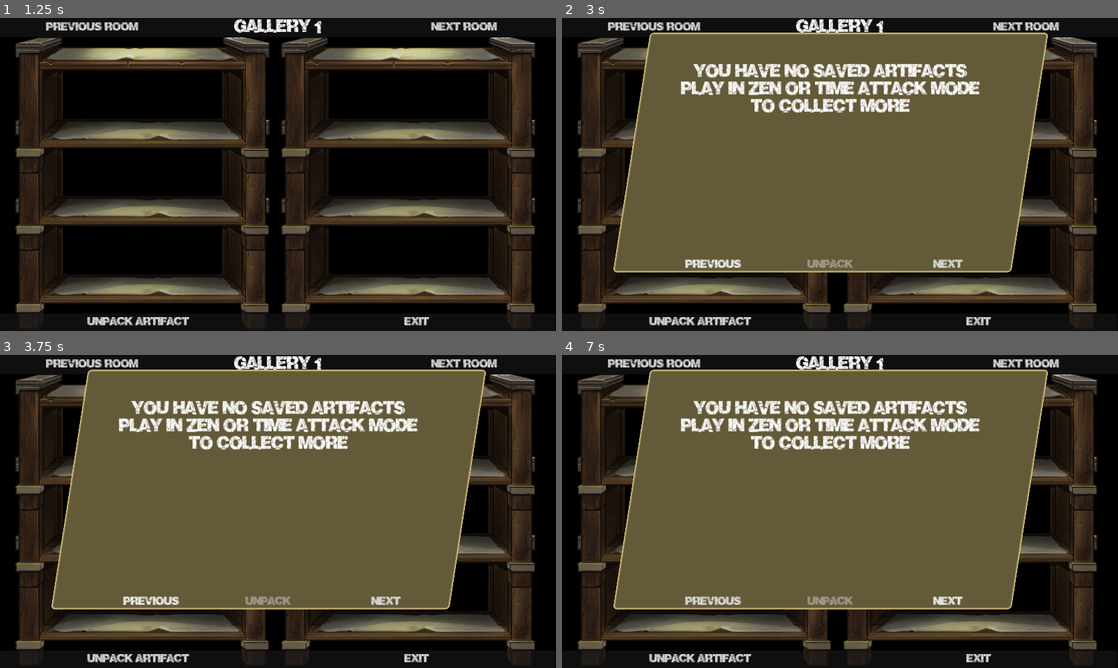
Above: before the commit, frames 1-4 (two rows, left to right).
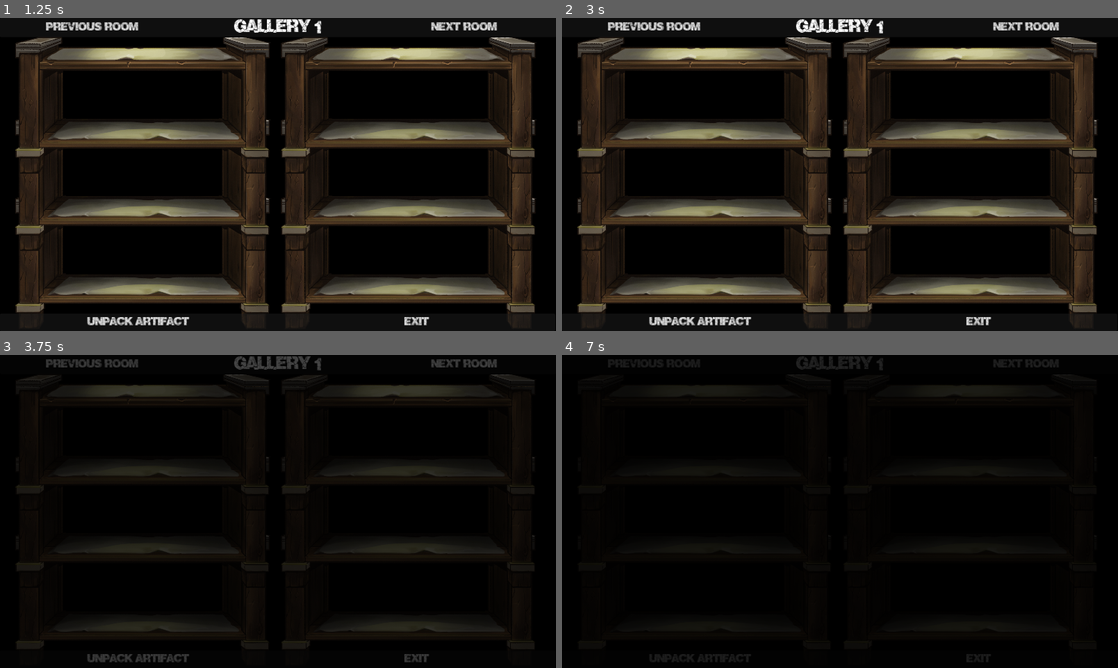
Above: after the commit, the same moments.

Repository: feyrkh/Exploratory
Game: Godot game, scene res://pottery/GalleryRoom.tscn
Same seed, same stepped clock (60 frames per second), same inputs: the game is played once before the commit and once after it. This scene is started directly instead of the project's main scene. Sound files missing from this copy of the repository are replaced by a short silence.
Inputs (mouse positions are in pixels of both pictures, inside the frame that each line leads up to):
- Up to frame 1 (1.25 s): click "Previous room" at 0.5 s
- Up to frame 2 (3 s): click "Unpack Artifact" at 1.25 s; click "Previous" at 2 s; click (1029, 46) at 2.75 s, where only the run after the commit has a clickable "X"
- Up to frame 3 (3.75 s): click "Next room" at 3.5 s
- Up to frame 4 (7 s): click "Next room" at 4.25 s; click "Next" (after the commit: "Next room") at 5 s; click "Next" (after the commit: "Next room") at 5.75 s; tap Enter at 6.5 s; drag from (840, 511) to (895, 442) at 6.52 s

Frame 1 is identical in both runs. In frame 2, 52% of the frame differs, in the area x 9-88%, y 4-82%; in frame 3, 73%; in frame 4, 75%, in the area x 2-97%, y 0-100%.

Commit message:
Improved menu sfx, mouse tutorial art, gallery menu close button

Diff:
--- a/Global.gd
+++ b/Global.gd
@@ -38,6 +38,7 @@
 
 func _ready():
 	glue_material = get_glue_material(glue_color)
+	process_mode = Node.PROCESS_MODE_ALWAYS
 
 func change_scene(scene):
 	cleanup_all_items.emit()
@@ -113,8 +114,14 @@
 func reset_click_mode():
 	click_mode = ClickMode.move
 
-func play_button_mouseover_sound():
-	AudioPlayerPool.play_sfx(preload("res://sfx/clink3.mp3"), 1.0, 0.3)
+func play_button_mouseover_sound(sfx_name:String="default"):
+	match sfx_name:
+		_: AudioPlayerPool.play_sfx(preload("res://sfx/clink3.mp3"), 1.0, 0.3)
 
-func play_button_click_sound():
-	AudioPlayerPool.play_sfx(preload("res://sfx/clink3.mp3"), randf_range(0.9, 1.1), 0.8)
+func play_button_click_sound(sfx_name:String="default"):
+	match sfx_name:
+		"none", "": pass
+		"menu_back":
+			AudioPlayerPool.play_sfx(preload("res://sfx/clink3.mp3"), 0.5, 0.8)
+		_:
+			AudioPlayerPool.play_sfx(preload("res://sfx/clink3.mp3"), randf_range(0.9, 1.1), 0.8)
--- a/menu/CustomMenuButton.gd
+++ b/menu/CustomMenuButton.gd
@@ -1,5 +1,7 @@
 extends Button
 class_name CustomMenuButton
+
+@export var sfx:String = "default"
 
 func _ready():
 	pressed.connect(_play_button_click_sound)
@@ -10,4 +12,4 @@
 		Global.play_button_mouseover_sound()
 
 func _play_button_click_sound():
-	Global.play_button_click_sound()
+	Global.play_button_click_sound(sfx)
--- a/menu/PauseMenu.gd
+++ b/menu/PauseMenu.gd
@@ -52,6 +52,7 @@
 	get_tree().paused = false
 	close.emit()
 	queue_free()
+	Global.play_button_click_sound("menu_back")
 
 func _on_quit_and_discard_button_pressed():
 	get_tree().paused = false
--- a/menu/PauseMenu.tscn
+++ b/menu/PauseMenu.tscn
@@ -121,6 +121,7 @@
 text = "Back to game"
 alignment = 0
 script = ExtResource("3_7aqp1")
+sfx = ""
 
 [node name="QuitAndDiscardButton" type="Button" parent="PanelContainer/VBoxContainer/HBoxContainer"]
 layout_mode = 2
--- a/menu/gallery/GalleryMenu.gd
+++ b/menu/gallery/GalleryMenu.gd
@@ -51,3 +51,9 @@
 		if visible:
 			visible = false
 			get_viewport().set_input_as_handled()
+			Global.play_button_click_sound("menu_back")
+
+
+func _on_close_button_pressed():
+	Global.play_button_click_sound("menu_back")
+	visible = false
--- a/menu/gallery/GalleryMenu.tscn
+++ b/menu/gallery/GalleryMenu.tscn
@@ -62,7 +62,19 @@
 text = "Next"
 script = ExtResource("3_ovs4m")
 
+[node name="CloseButton" type="Button" parent="."]
+layout_mode = 2
+offset_left = 1041.0
+offset_top = 50.0
+offset_right = 1107.0
+offset_bottom = 74.0
+size_flags_horizontal = 3
+theme = ExtResource("1_3hicx")
+text = "X"
+script = ExtResource("3_ovs4m")
+
 [connection signal="gui_input" from="." to="." method="_on_gui_input"]
 [connection signal="pressed" from="PanelContainer/VBoxContainer/HBoxContainer/PreviousButton" to="." method="_on_previous_button_pressed"]
 [connection signal="pressed" from="PanelContainer/VBoxContainer/HBoxContainer/UnpackButton" to="." method="_on_unpack_button_pressed"]
 [connection signal="pressed" from="PanelContainer/VBoxContainer/HBoxContainer/NextButton" to="." method="_on_next_button_pressed"]
+[connection signal="pressed" from="CloseButton" to="." method="_on_close_button_pressed"]
--- a/menu/main/TitleScreen.gd
+++ b/menu/main/TitleScreen.gd
@@ -157,6 +157,7 @@
 	save_config()
 	#find_child("OptionsContainer").visible = false
 	find_child("MainMenu").visible = true
+	Global.play_button_click_sound("menu_back")
 
 func _on_zen_button_pressed():
 	mode = "zen"
--- a/menu/main/TitleScreen.tscn
+++ b/menu/main/TitleScreen.tscn
@@ -260,6 +260,7 @@
 text = "Back"
 alignment = 0
 script = ExtResource("4_i7rd2")
+sfx = "none"
 
 [node name="HoverDescription" type="Label" parent="OptionsContainer"]
 layout_mode = 2
--- a/pottery/CleaningTable.gd
+++ b/pottery/CleaningTable.gd
@@ -215,6 +215,7 @@
 
 func _unhandled_input(event):
 	if event.is_action_pressed("change_click_mode"):
+		Global.play_button_click_sound()
 		Global.rotate_click_mode()
 		get_viewport().set_input_as_handled()
 	handle_camera_input(event)
@@ -226,6 +227,7 @@
 
 func handle_save_item_input(event):
 	if event.is_action_pressed("rotate_start") or event.is_action_pressed("ui_cancel"):
+		Global.play_button_click_sound("menu_back")
 		Global.reset_click_mode()
 
 func handle_glue_input(event):
@@ -235,6 +237,7 @@
 	elif event.is_action_released("drag_start"):
 		update_glue_brush_sfx()
 	elif event.is_action_pressed("rotate_start") or event.is_action_pressed("ui_cancel"):
+		Global.play_button_click_sound("menu_back")
 		Global.reset_click_mode()
 
 func do_glue_at_cursor():
@@ -396,6 +399,7 @@
 
 func open_pause_menu():
 	var popup:PauseMenu = preload("res://menu/PauseMenu.tscn").instantiate()
+	Global.play_button_click_sound("default")
 	find_child("PopupContainer").add_child(popup)
 	set_process(false)
 	set_process_input(false)
--- a/pottery/GalleryRoom.gd
+++ b/pottery/GalleryRoom.gd
@@ -22,6 +22,7 @@
 		if find_child("GalleryMenu").visible:
 			find_child("GalleryMenu").visible = false
 			get_viewport().set_input_as_handled()
+			Global.play_button_click_sound("menu_back")
 		elif find_child("RoomLabelEdit").visible:
 			cancel_room_name_edit()
 		else:
@@ -226,6 +227,7 @@
 	return item
 
 func _on_exit_button_pressed():
+	Global.play_button_click_sound("menu_back")
 	save_current_room()
 	Global.change_scene("res://menu/main/TitleScreen.tscn")
 
--- a/pottery/GalleryRoom.tscn
+++ b/pottery/GalleryRoom.tscn
@@ -137,6 +137,7 @@
 theme = ExtResource("2_dhsuc")
 text = "Exit"
 script = ExtResource("4_5ockw")
+sfx = ""
 
 [node name="GalleryMenu" parent="UI" instance=ExtResource("4_gxinv")]
 visible = false
--- a/pottery/SaveItemToGalleryMenu.gd
+++ b/pottery/SaveItemToGalleryMenu.gd
@@ -15,11 +15,12 @@
 
 
 func _unhandled_input(event):
-	if event.is_action_pressed("ui_cancel"):
+	if event.is_action_pressed("ui_cancel") or event.is_action_pressed("right_click"):
 		_on_cancel_pressed()
 		get_viewport().set_input_as_handled()
 
 func _on_cancel_pressed():
+	Global.play_button_click_sound("menu_back")
 	get_tree().paused = false
 	queue_free()
 	closed.emit()
--- a/pottery/SaveItemToGalleryMenu.tscn
+++ b/pottery/SaveItemToGalleryMenu.tscn
@@ -51,6 +51,7 @@
 size_flags_horizontal = 6
 text = "Cancel"
 script = ExtResource("3_8uads")
+sfx = ""
 
 [connection signal="pressed" from="PanelContainer/VBoxContainer/HBoxContainer/SaveButton" to="." method="_on_save_pressed"]
 [connection signal="pressed" from="PanelContainer/VBoxContainer/HBoxContainer/CancelButton" to="." method="_on_cancel_pressed"]
--- a/util/AudioPlayerPool.gd
+++ b/util/AudioPlayerPool.gd
@@ -58,6 +58,7 @@
 		apply_sfx_volume()
 
 func _ready():
+	process_mode = Node.PROCESS_MODE_ALWAYS
 	background_music_list.shuffle()
 	get_first_free_player()
 	Global.setting_changed.connect(on_setting_change)
Binary file added: art/mouse_left.png
Not shown, added: art/mouse_left.png.import
Binary file added: art/mouse_middle.png
Not shown, added: art/mouse_middle.png.import
Binary file added: art/mouse_none.png
Not shown, added: art/mouse_none.png.import
Binary file added: art/mouse_right.png
Not shown, added: art/mouse_right.png.import
Binary file added: art/mouse_scroll_both.png
Not shown, added: art/mouse_scroll_both.png.import
Binary file added: art/mouse_scroll_down.png
Not shown, added: art/mouse_scroll_down.png.import
(and 3 more such lines)
